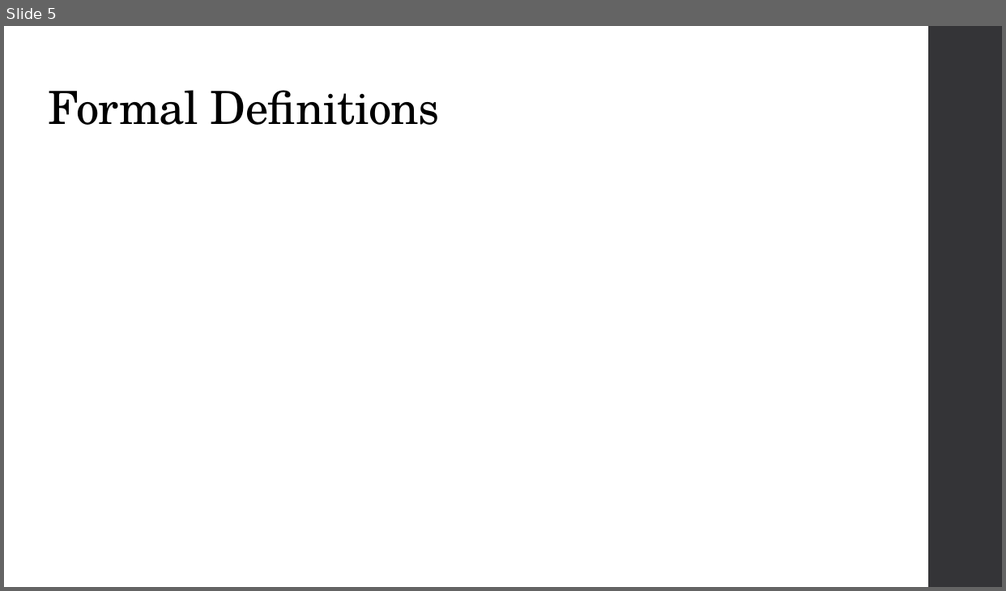
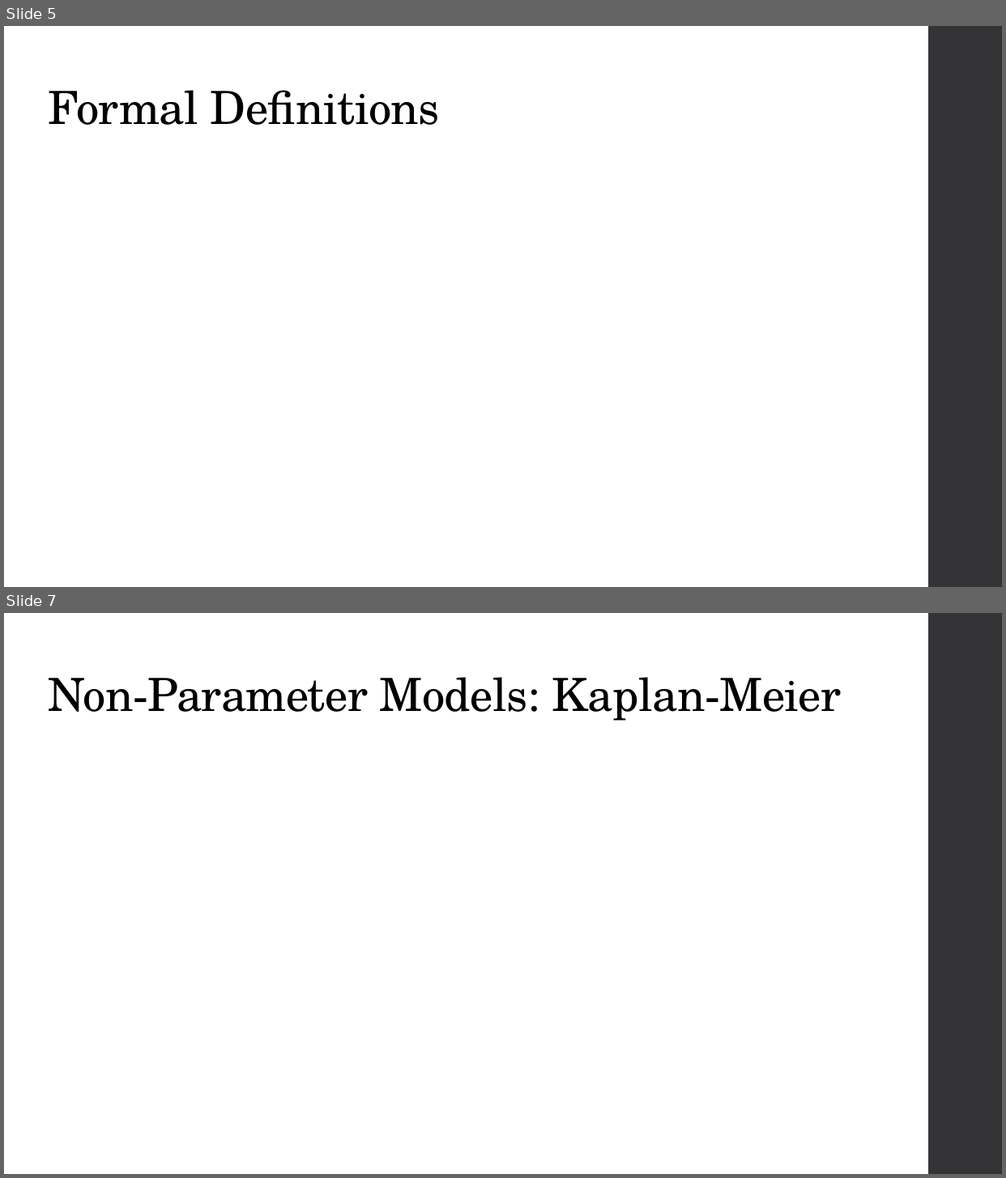
Before and after one commit to thisisashukla/survival-analysis, a slide deck: Survival Analytics.pptx. Shown one above the other, each under a label of ours: slide 5 before the commit, slides 5 and 7 after it; the slides between them are not shown. The pictures are 1006x591 and 1006x1178 pixels, drawn with LibreOffice and Linux fonts; fonts in the diff are those of the drawing; grey boxes stand for pictures. Boxes give left, top, right and bottom in pixels: in the first picture for what was removed or moved away, otherwise in the second. Text is boxed around its words. In the diff, an @@ line names an element or a change of style, - is before the commit and + after.

```diff
--- a/Survival Analytics.pptx
+++ b/Survival Analytics.pptx
@@ slide 7 added at (4, 613, 1002, 1174), background #FFFFFF; not listed: 1 template element that a slide beside it also shows @@
@@ title added at (48, 677, 841, 721), 33 pt, text #000000 @@
+Non-Parameter Models: Kaplan-Meier
```
Also in this commit, not shown: 4 slides changed, 2 other slides added, 4 other files.
